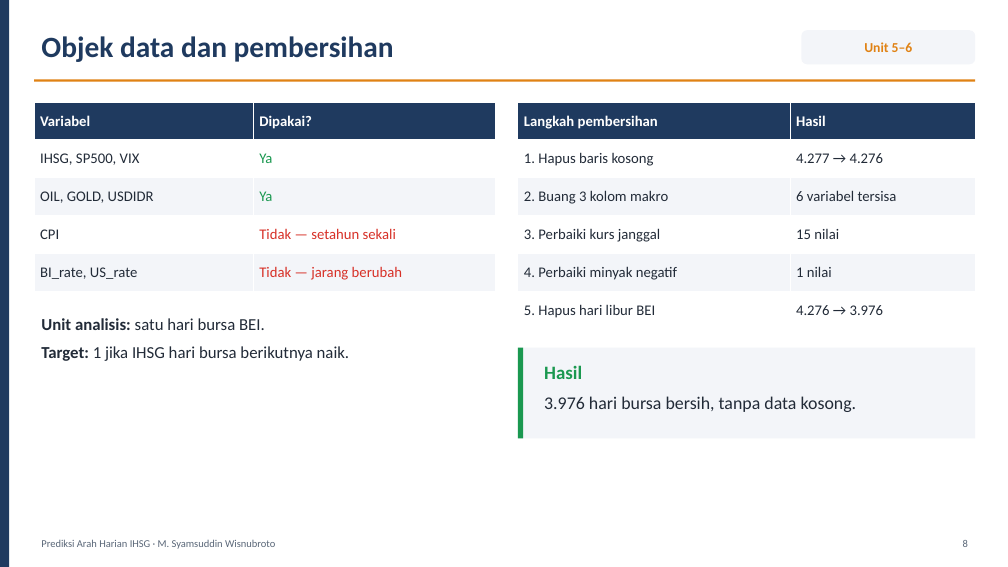
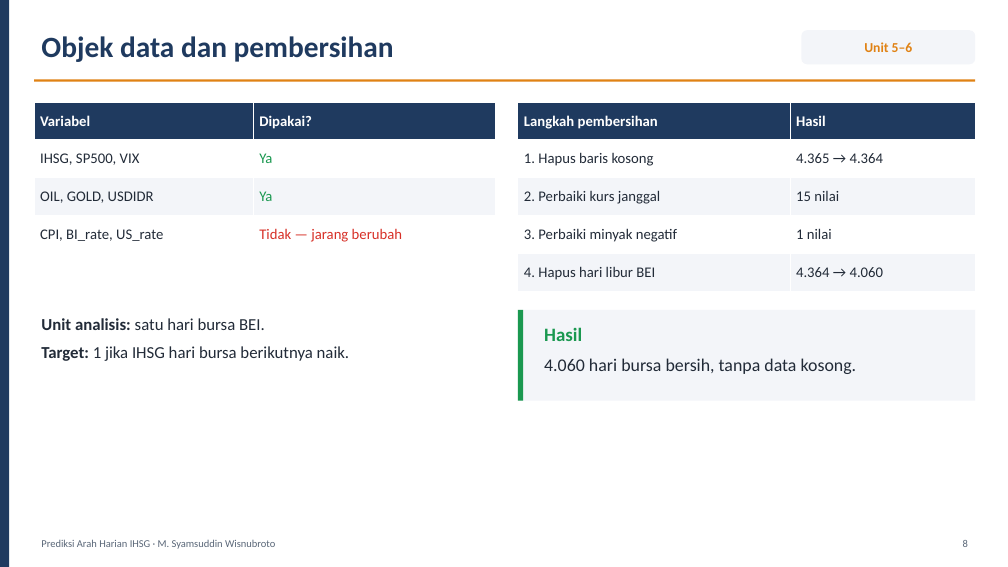
Before and after one commit to syamsuddinexcellent/portfolio-ilmuwan-data, a slide deck: slide 8 of presentation/Presentasi_Ilmuwan_Data_Syamsuddin_Wisnubroto.pptx. Drawn at 1008x567 pixels with LibreOffice and Linux fonts; fonts in the diff are those of the drawing. Boxes give left, top, right and bottom in pixels: in the first picture for what was removed or moved away, otherwise in the second. Text is boxed around its words. In the diff, an @@ line names an element or a change of style, - is before the commit and + after.

```diff
--- a/presentation/Presentasi_Ilmuwan_Data_Syamsuddin_Wisnubroto.pptx
+++ b/presentation/Presentasi_Ilmuwan_Data_Syamsuddin_Wisnubroto.pptx
@@ table at box(34, 102, 495, 253) @@
-row 4: CPI | Tidak — setahun sekali
-row 5: BI_rate, US_rate | Tidak — jarang berubah
+row 4: CPI, BI_rate, US_rate | Tidak — jarang berubah
@@ table at box(518, 102, 975, 291) @@
-row 2: 1. Hapus baris kosong | 4.277 → 4.276
-row 3: 2. Buang 3 kolom makro | 6 variabel tersisa
-row 4: 3. Perbaiki kurs janggal | 15 nilai
-row 5: 4. Perbaiki minyak negatif | 1 nilai
-row 6: 5. Hapus hari libur BEI | 4.276 → 3.976
+row 2: 1. Hapus baris kosong | 4.365 → 4.364
+row 3: 2. Perbaiki kurs janggal | 15 nilai
+row 4: 3. Perbaiki minyak negatif | 1 nilai
+row 5: 4. Hapus hari libur BEI | 4.364 → 4.060
@@ 2 rectangles, 1 text: place and size @@
-2 rectangles, 1 text at box(518, 348, 975, 439)
+2 rectangles, 1 text at box(518, 310, 975, 401)
@@ text at box(544, 358, 857, 374): text changed @@
-3.976 hari bursa bersih, tanpa data kosong.
+4.060 hari bursa bersih, tanpa data kosong.
```
Also in this commit, not shown: 7 other slides changed, 34 other files.
